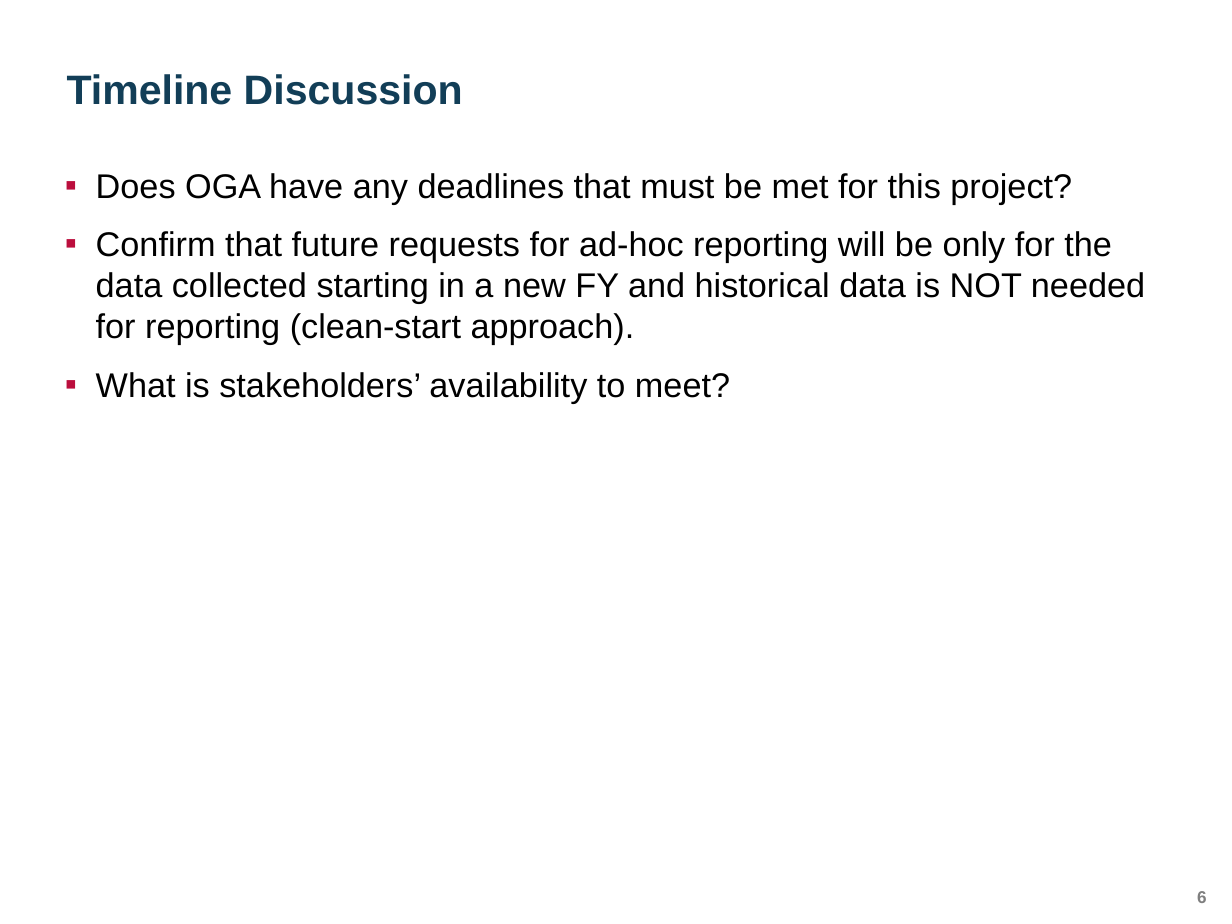
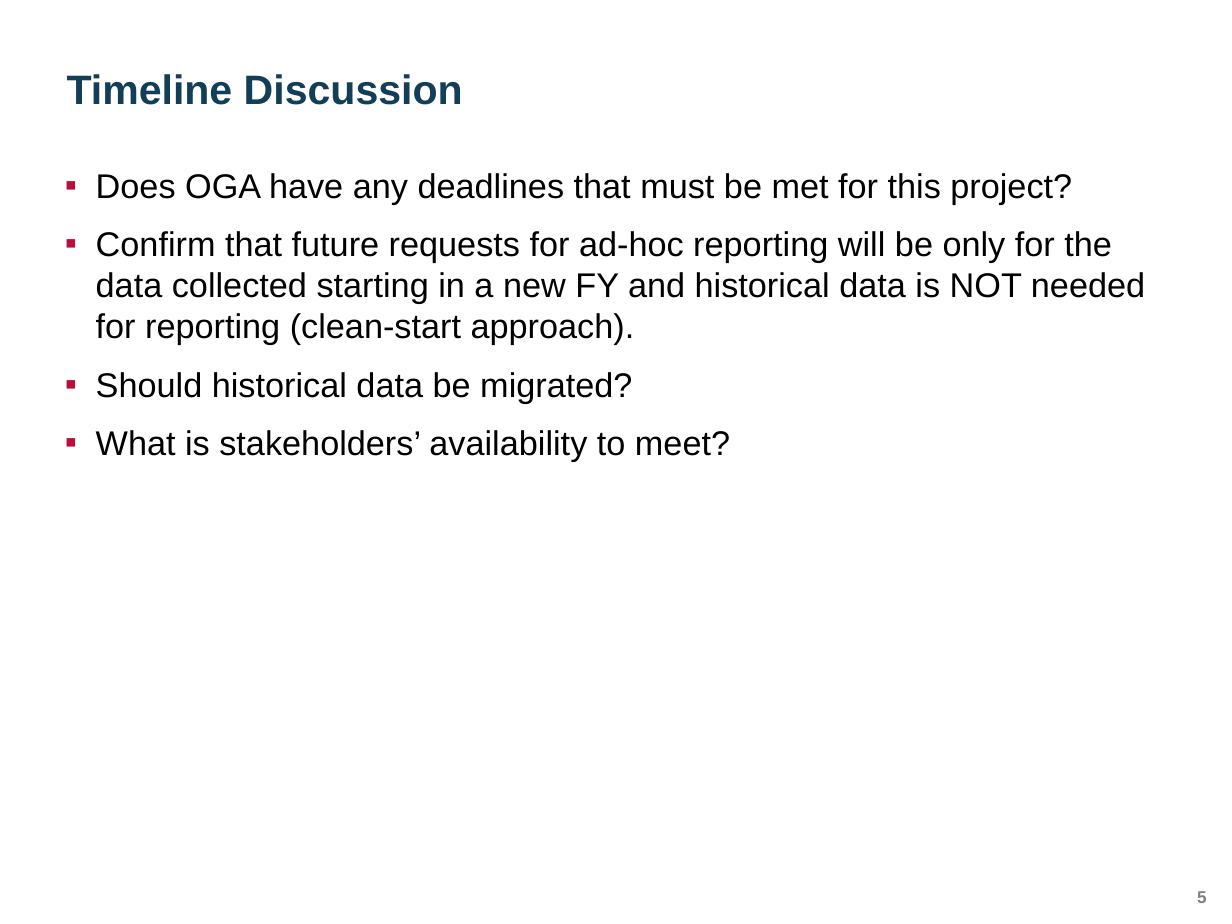
Before and after one commit to yaoh4/greensheets_classic, a slide deck: slide 5 of Requirements/Presentations/GreenSheets OGA presentation_version 2.pptx (slide 6 before the commit). Drawn at 1232x924 pixels with LibreOffice and Linux fonts; fonts in the diff are those of the drawing; background and template pictures are left out. Boxes give left, top, right and bottom in pixels: in the first picture for what was removed or moved away, otherwise in the second. Text is boxed around its words. In the diff, an @@ line names an element or a change of style, - is before the commit and + after.

```diff
--- a/Requirements/Presentations/GreenSheets OGA presentation_version 2.pptx
+++ b/Requirements/Presentations/GreenSheets OGA presentation_version 2.pptx
@@ text at [96, 372, 632, 403]: paragraph added @@
+▪ Should historical data be migrated?
```
Also in this commit, not shown: 3 other slides changed, 1 slide removed.
